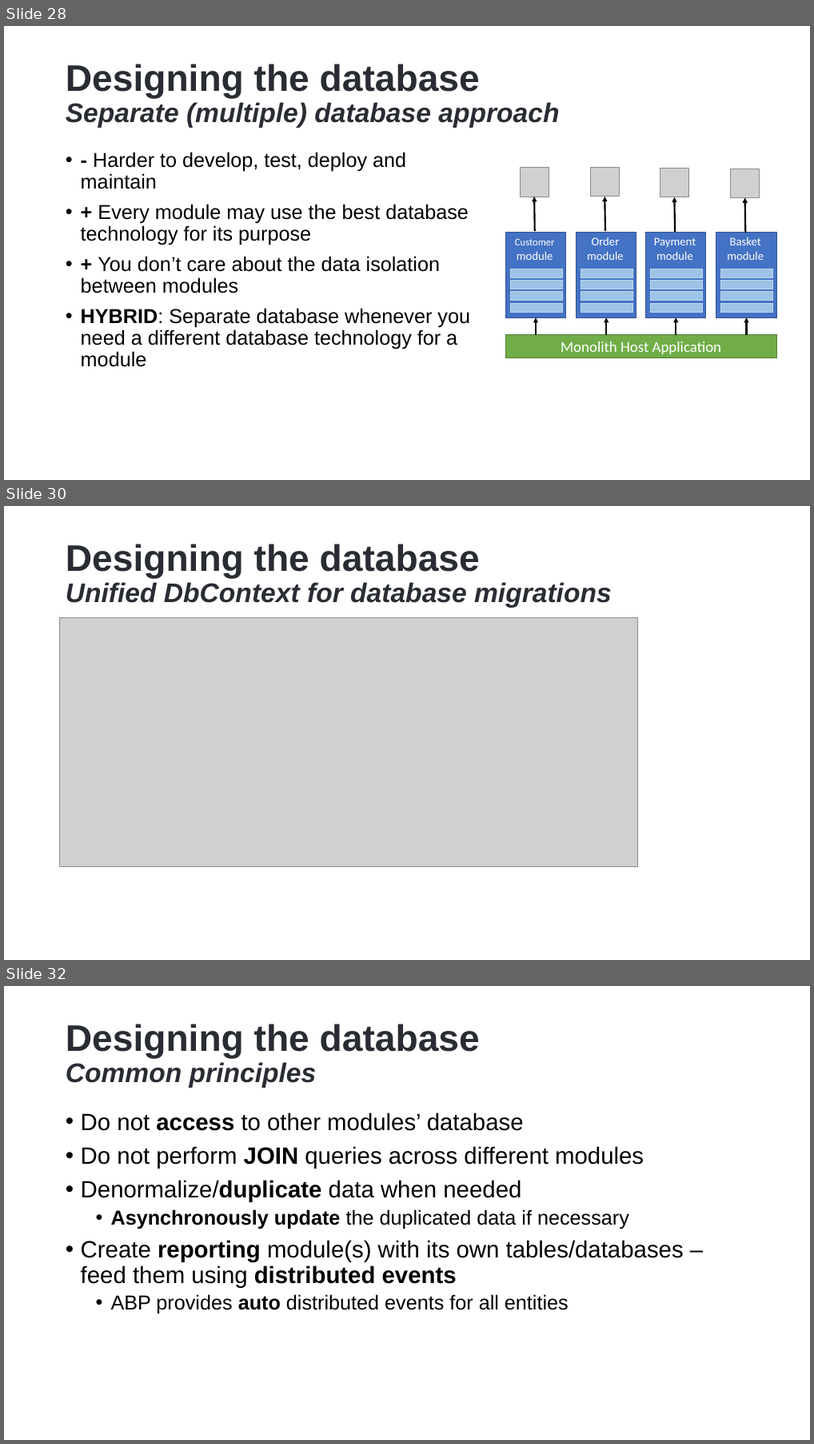
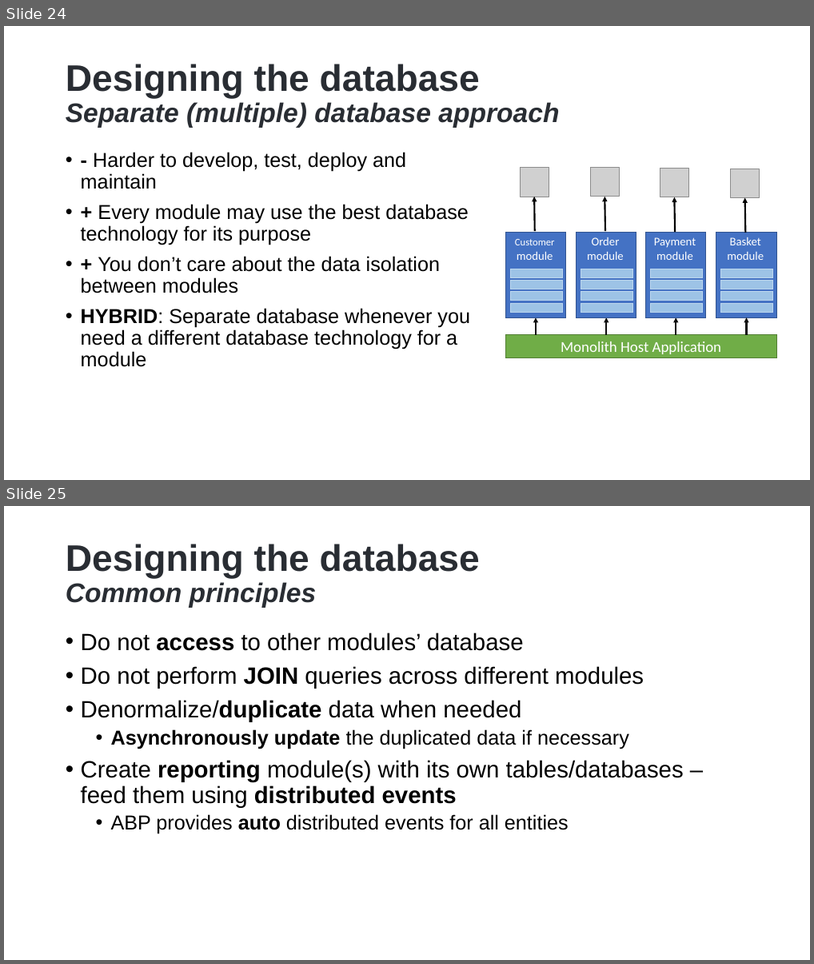
Before and after one commit to hikalkan/presentations, a slide deck: 2024-05-09 Designing Monolith First for Microservice Architecture/Monolith First Presentation.pptx. Shown one above the other, each under a label of ours: slides 28, 30 and 32 before the commit, slides 24 and 25 after it; the slides between them are not shown. The pictures are 814x1444 and 814x964 pixels, drawn with LibreOffice and Linux fonts; fonts in the diff are those of the drawing; grey boxes stand for pictures; background and template pictures are left out. Boxes give left, top, right and bottom in pixels: in the first picture for what was removed or moved away, otherwise in the second. Text is boxed around its words. In the diff, an @@ line names an element or a change of style, - is before the commit and + after.

```diff
--- a/2024-05-09 Designing Monolith First for Microservice Architecture/Monolith First Presentation.pptx
+++ b/2024-05-09 Designing Monolith First for Microservice Architecture/Monolith First Presentation.pptx
@@ slide 30 removed at [4,506,810,960], background picture (left out) @@
@@ title removed at [66,544,612,608] @@
-Designing the database
-Unified DbContext for database migrations
@@ picture removed at [60,618,638,866] @@
@@ what was slide 28 is now slide 24 @@
@@ what was slide 32 is now slide 25 @@
```
Also in this commit, not shown: 1 slide changed, 9 other slides removed.
